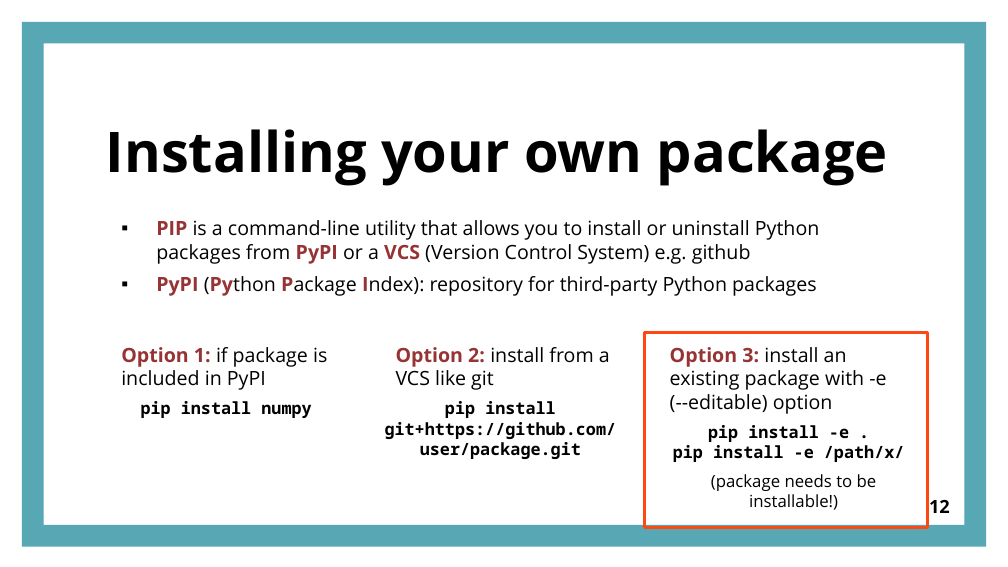
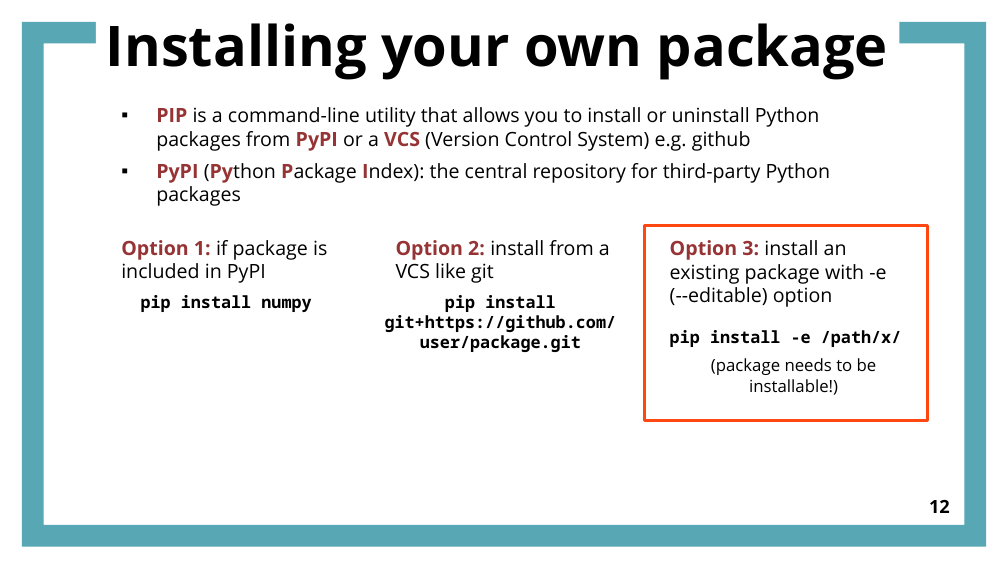
Before and after one commit to joejoeyjoseph/2019-camerino-ODD, a slide deck: slide 12 of materials/ODD_presentation.pptx. Drawn at 1008x567 pixels with LibreOffice and Linux fonts; fonts in the diff are those of the drawing. Boxes give left, top, right and bottom in pixels: in the first picture for what was removed or moved away, otherwise in the second. Text is boxed around its words. In the diff, an @@ line names an element or a change of style, - is before the commit and + after.

```diff
--- a/materials/ODD_presentation.pptx
+++ b/materials/ODD_presentation.pptx
@@ title "Installing your own package": place and size @@
-title "Installing your own package" at (106,129,888,186)
+title "Installing your own package" at (106,23,888,80)
@@ title "Installing your own package" at (106,23,888,80): vertical alignment bottom to top @@
@@ text "PIP is a command-line utility ...": place and size @@
-text "PIP is a command-line utility ..." at (156,220,820,296)
+text "PIP is a command-line utility ..." at (156,107,831,206)
@@ text at (156,163,831,206): text changed @@
-▪ PyPI (Python Package Index): repository for third-party Python packages
+▪ PyPI (Python Package Index): the central repository for third-party Python packages
@@ 3 texts: place and size @@
-3 texts at (121,333,927,528)
+3 texts at (121,226,927,421)
@@ text at (670,240,902,347): text changed @@
-Option 3: install an existing package with -e
-(--editable) option
-pip install -e .
-pip install -e /path/x/
+Option 3: install an existing package with -e
+(--editable) option
+pip install -e /path/x/
```
Also in this commit, not shown: 28 other slides changed, 2 slides added, 3 slides removed, 2 other files.
